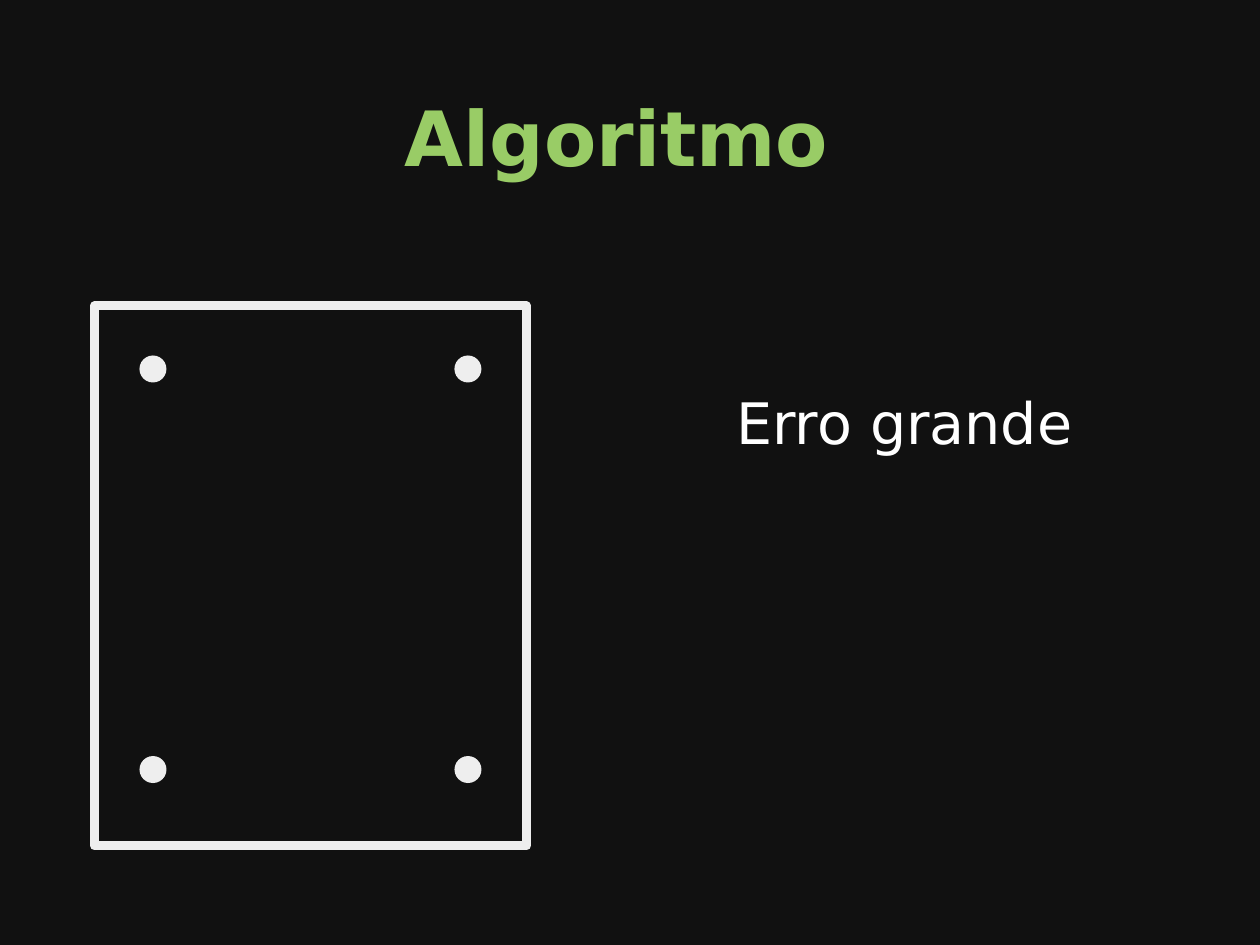
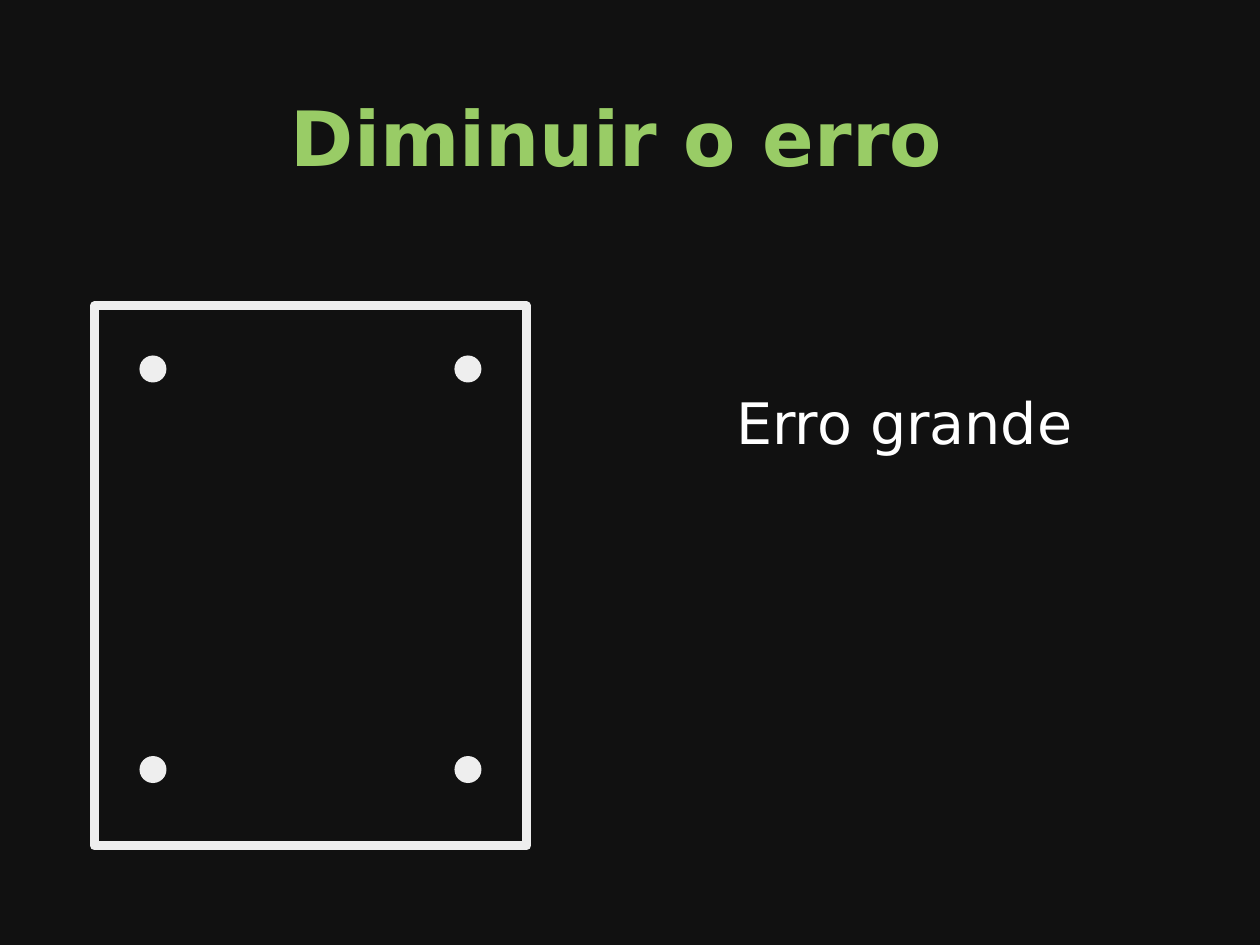
Before and after one commit to leouieda/seminario-on-2014, a slide deck: slide 11 of slides.odp. Drawn at 1260x945 pixels with LibreOffice and Linux fonts; fonts in the diff are those of the drawing. Boxes give left, top, right and bottom in pixels: in the first picture for what was removed or moved away, otherwise in the second. Text is boxed around its words. In the diff, an @@ line names an element or a change of style, - is before the commit and + after.

```diff
--- a/slides.odp
+++ b/slides.odp
@@ title at [291, 108, 942, 167]: text changed @@
-Algoritmo
+Diminuir o erro
```
Also in this commit, not shown: 17 other slides changed, 14 slides added, 4 slides removed, 2 other files.
